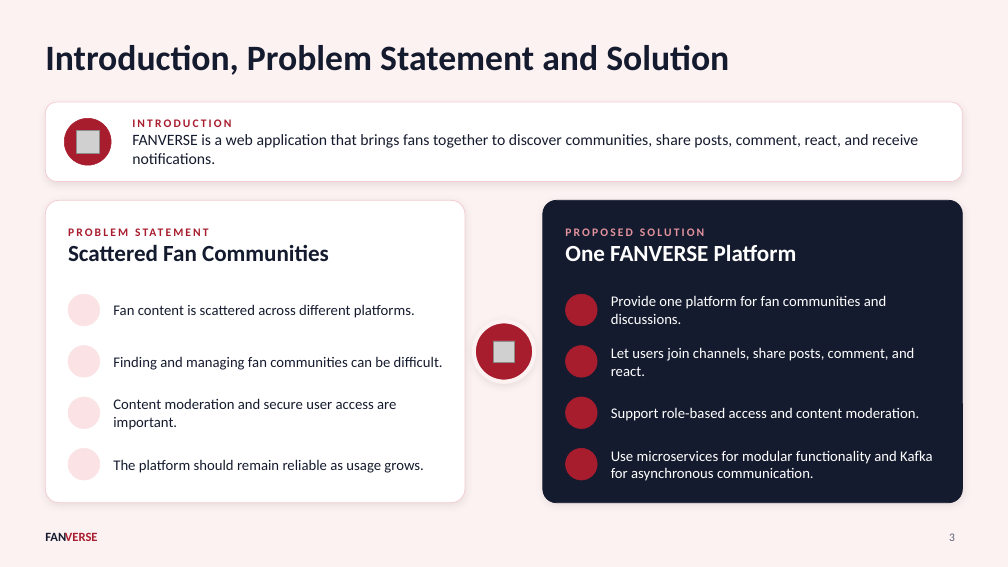
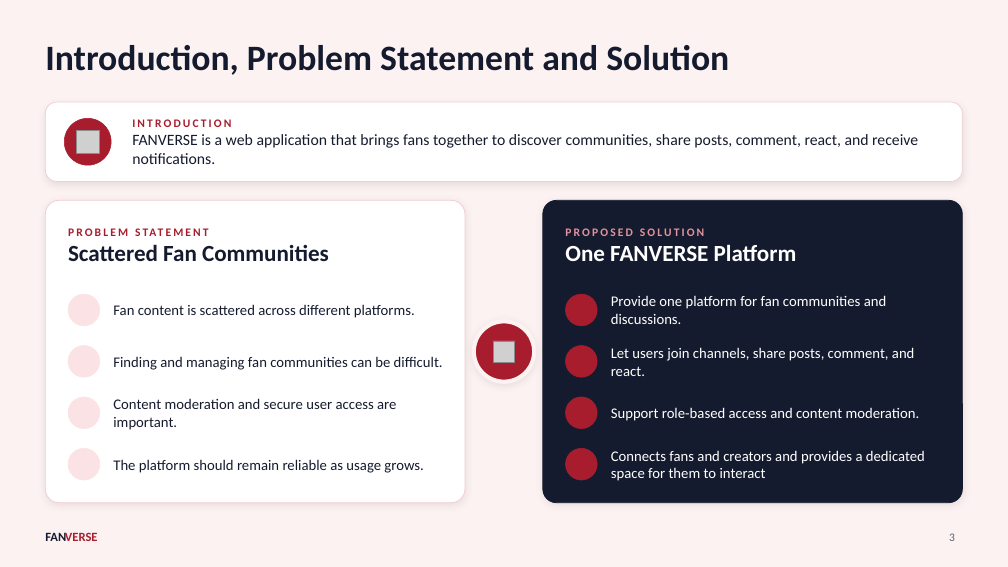
Before and after one commit to Vaishnavi-Shetti/dumpRepo, a slide deck: slide 3 of FANVERSE_Presentation (1).pptx. Drawn at 1008x567 pixels with LibreOffice and Linux fonts; fonts in the diff are those of the drawing; grey boxes stand for pictures; background and template pictures are left out. Boxes give left, top, right and bottom in pixels: in the first picture for what was removed or moved away, otherwise in the second. Text is boxed around its words. In the diff, an @@ line names an element or a change of style, - is before the commit and + after.

Commit message:
Modified final ppt

```diff
--- a/FANVERSE_Presentation (1).pptx
+++ b/FANVERSE_Presentation (1).pptx
@@ text at (611,450,925,481): text changed @@
-Use microservices for modular functionality and Kafka for asynchronous communication.
+Connects fans and creators and provides a dedicated space for them to interact
```
